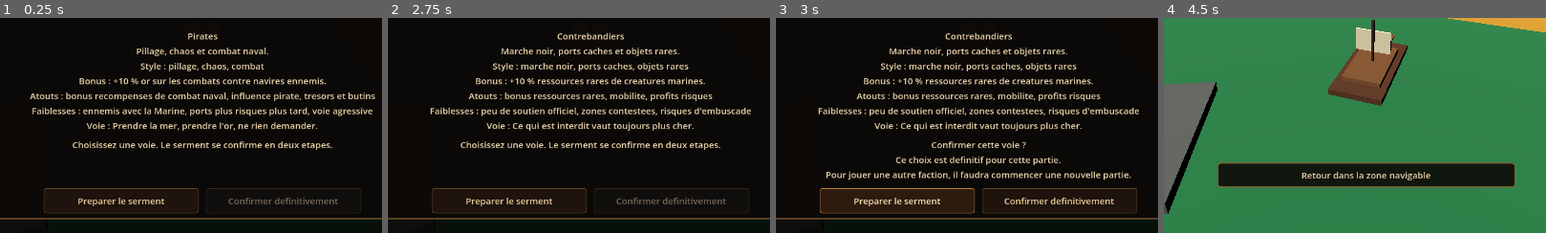
Above: before the commit, frames 1-4 (left to right).
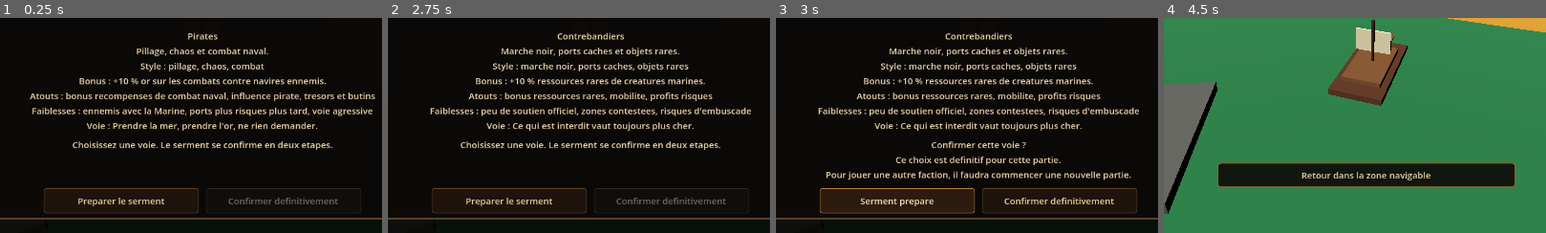
Above: after the commit, the same moments.

Repository: blou132/jeux-pirate
Game: Godot game, scene res://scenes/world/World.tscn
Same seed, same stepped clock (60 frames per second), same inputs: the game is played once before the commit and once after it.
Inputs:
- Up to frame 1 (0.25 s): no input
- Up to frame 2 (2.75 s): click "Marine royale Uniformes, disc…" at 0.5 s; click "Ligue marchande Comptoirs dor…" at 1.25 s; click "Contrebandiers Lanternes voil…" at 2 s
- Up to frame 3 (3 s): click "Preparer le serment" at 2.75 s
- Up to frame 4 (4.5 s): click "Preparer le serment" (after the commit: "Serment prepare") at 3.5 s; click "Confirmer definitivement" at 4.25 s
The pictures show only the part of the screen within x 24-74%, y 50-100%; the shares and areas given below are measured in that part.

Frames 1-2 are identical in both runs. In frame 3, 0.4% of the frame differs, in the area x 20-43%, y 83-88%; in frame 4, nothing differs.

Commit message:
feat: add definitive start faction confirmation

Diff:
--- a/scripts/ui/FactionChoiceScreen.gd
+++ b/scripts/ui/FactionChoiceScreen.gd
@@ -123,6 +123,7 @@
 	confirm_button.text = "Confirmer definitivement"
 	if _pending_faction_id == _selected_faction_id:
 		warning_label.text = "Confirmer cette voie ?\nCe choix est definitif pour cette partie.\nPour jouer une autre faction, il faudra commencer une nouvelle partie."
+		prepare_button.text = "Serment prepare"
 	else:
 		warning_label.text = "Choisissez une voie. Le serment se confirme en deux etapes."
 
@@ -144,12 +145,15 @@
 		warning_label.text = "Choix de faction indisponible."
 		return
 
-	var result_message: String = String(game_state.call("lock_player_faction", _pending_faction_id))
+	var lock_result: String = String(game_state.call("lock_player_faction", _pending_faction_id))
+	var result_message: String = "Voie choisie : %s\nVotre allegeance est definitive pour cette partie." % FactionCatalog.get_player_faction_name(_pending_faction_id)
 	warning_label.text = result_message
 	if game_state.has_method("is_player_faction_locked") and bool(game_state.call("is_player_faction_locked")):
 		var confirmed_faction_id: String = _pending_faction_id
 		close()
 		faction_choice_confirmed.emit(confirmed_faction_id, result_message)
+	else:
+		warning_label.text = lock_result
 
 
 func _is_faction_already_locked() -> bool:
